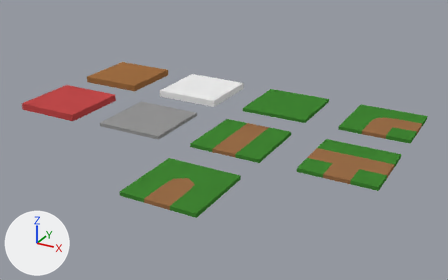
One commit to the Blender file LibGround.blend: the scene before it, then after it.
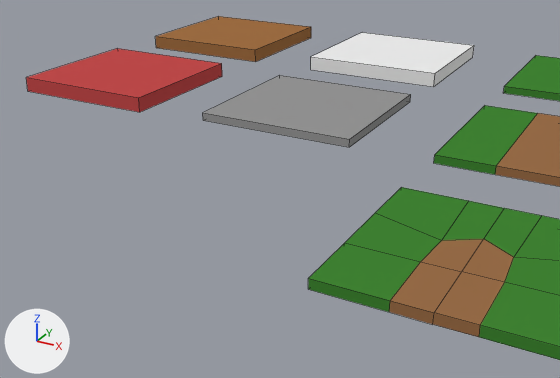
Each version is shown whole from a camera (50 mm lens) standing at (9.93, -16.58, 6.66) and looking at (2.29, -2.7, -0.28), then close up from a camera (50 mm lens) standing at (4.31, -11.66, 3.07) and looking at (0.39, -4.53, -0.49). The lights are fixed; the arrows at lower left show +X, +Y and +Z. The close-ups show mesh edges as thin lines. The same objects are shown in both versions, whatever each file hides.

Before the edit, the objects in view are built like this:
```python
me_asphalt1 = bpy.data.meshes.new('Asphalt1')
me_asphalt1.from_pydata(...)  # 8 vertices, 6 faces; spans x -1.0..1.0, y -1.0..1.0, z -0.03..0.02
# faces by material slot: [5, 1]
me_asphalt1.materials.append(mat_asphalt)  # grey #969696
me_asphalt1.materials.append(mat_roof)  # white #eeeeee
me_groundsmall2 = bpy.data.meshes.new('GroundSmall2')
me_groundsmall2.from_pydata(...)  # 8 vertices, 6 faces; spans x -1.0..1.0, y -1.0..1.0, z -0.05..0.05
# faces by material slot: [5, 1]
me_groundsmall2.materials.append(mat_wood)  # brown #a06f43
me_groundsmall2.materials.append(mat_roof)  # white #eeeeee
me_tiles1 = bpy.data.meshes.new('Tiles1')
me_tiles1.from_pydata(...)  # 8 vertices, 6 faces; spans x -1.0..1.0, y -1.0..1.0, z -0.05..0.05
# faces by material slot: [5, 1]
me_tiles1.materials.append(mat_ceramic)  # white #eeeeee
me_tiles1.materials.append(mat_roof)  # white #eeeeee
ob_asphalt1 = bpy.data.objects.new('Asphalt1', me_asphalt1)
ob_asphalt1.location = (0.0, -3.0, 0.0)
ob_asphalt1.scale = (1.0, 1.0, 2.0)
ob_tiles1 = bpy.data.objects.new('Tiles1', me_tiles1)
ob_tiles1.location = (0.0, 0.0, 0.0)
ob_tiles1.scale = (1.0, 1.0, 2.0)
ob_wood1 = bpy.data.objects.new('Wood1', me_groundsmall2)
ob_wood1.location = (-3.0, 0.0, 0.0)
ob_wood1.scale = (1.0, 1.0, 2.0)
# also in view: 'TrailStraight1' at (3.0, -3.0, 0.0); 'Carpet1' at (-3.0, -3.0, 0.0); 'TrailEnd1' at (3.0, -6.0, 0.0); 'Grass1' at (3.0, 0.0, 0.0)
```
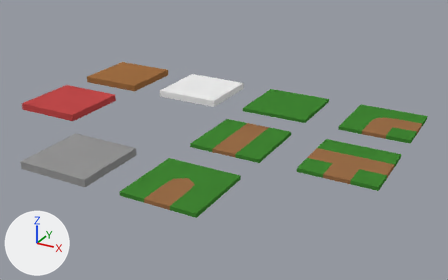
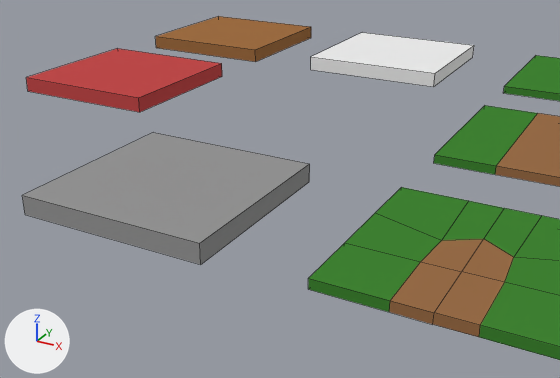
Commit message: refactor: remove backface of asphalt

Where the newer file only moved an object's origin or applied its transform, the numbers keep the older frame.

Changed parts and their boxes (x1, y1, x2, y2) in the close-ups (560 x 378 px):
'Asphalt1', reshaped (38% wider, 81% taller)
    before: (203, 75, 411, 147)
    after: (22, 133, 310, 264)

The change, as a diff of the scene's bpy script:
```diff
--- a/LibGround.blend.py
+++ b/LibGround.blend.py
@@ me_asphalt1 @@
 # used by ob_asphalt1; location = (0.0, -3.0, 0.0); scale = (1.0, 1.0, 2.0)
-me_asphalt1.from_pydata(...)  # 8 vertices, 6 faces; spans x -1.0..1.0, y -1.0..1.0, z -0.03..0.02
+me_asphalt1.from_pydata(...)  # 8 vertices, 5 faces; spans x -1.0..1.0, y -4.0..-2.0, z -0.05..0.05
+# me_asphalt1 part 1: the whole mesh is rebuilt
 me_asphalt1.materials.append(mat_asphalt)
-me_asphalt1.materials.append(mat_roof)  # white #eeeeee
```
